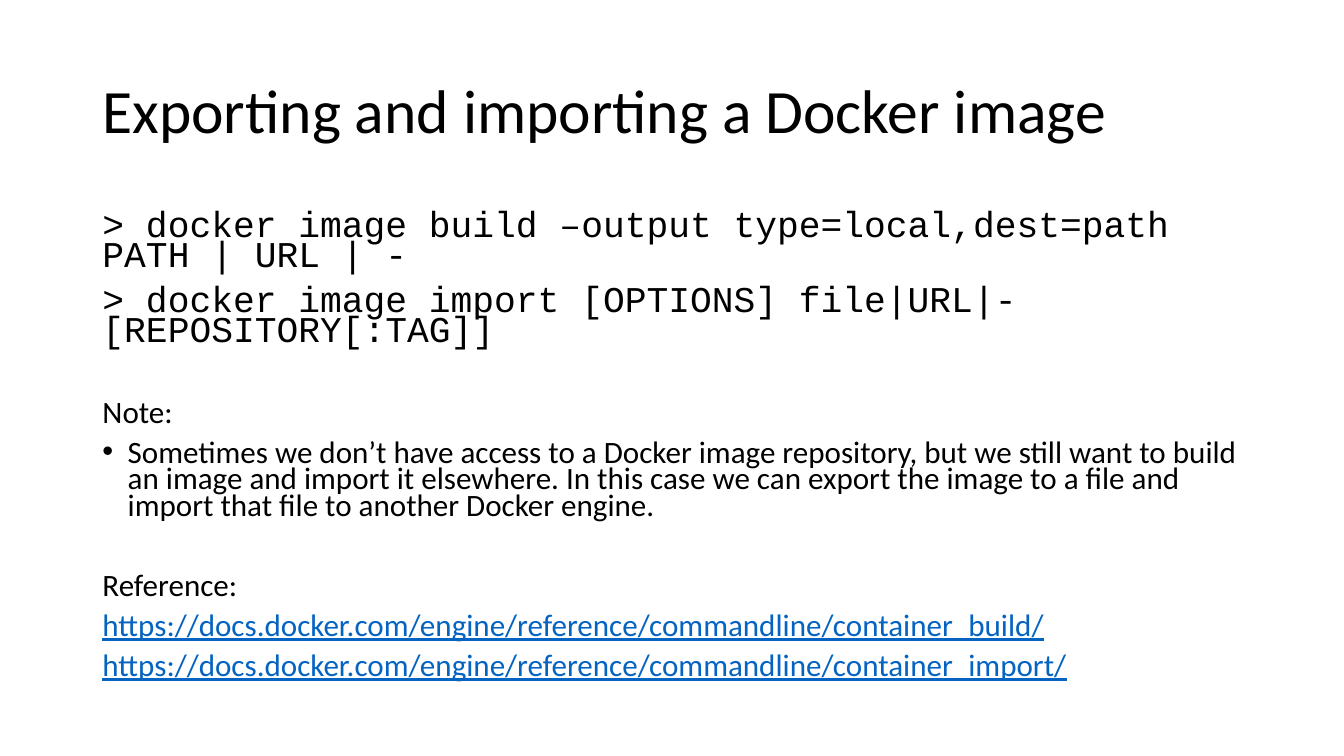
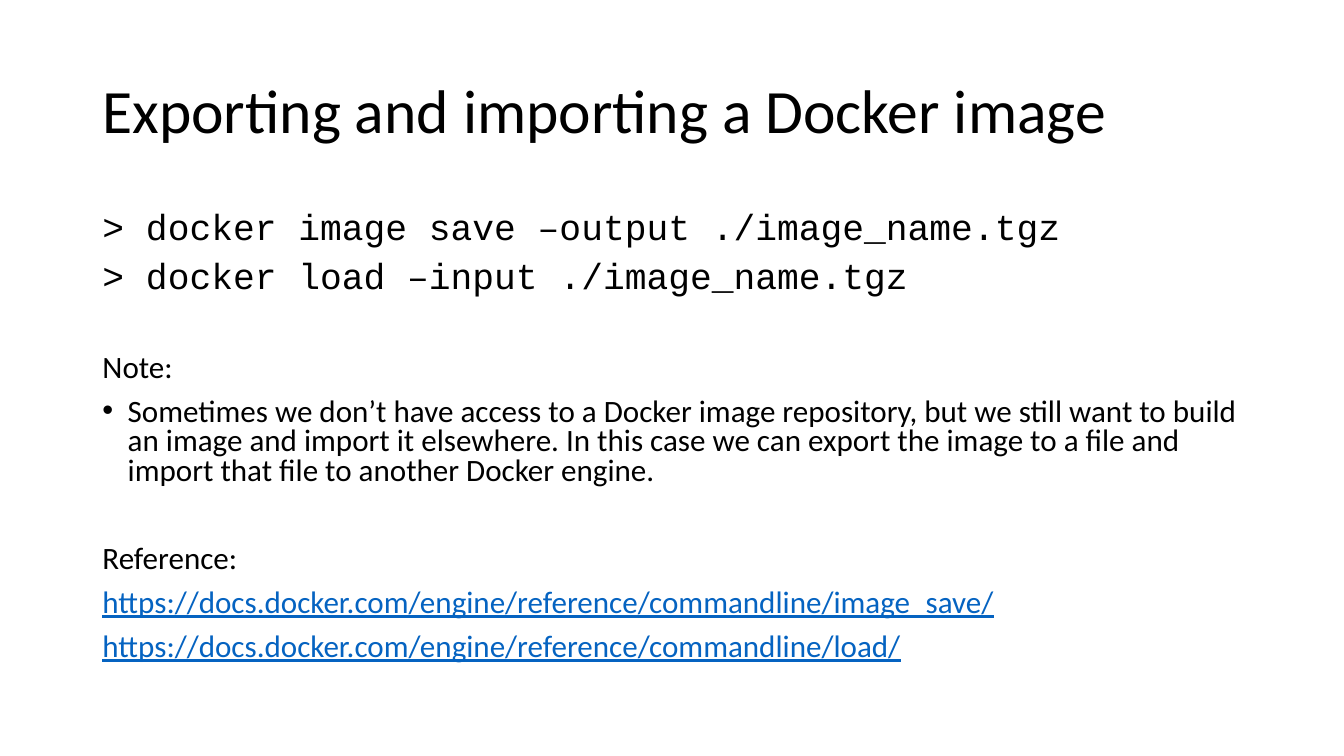
Before and after one commit to aljazsim/docker-masterclass-examples, a slide deck: slide 44 of Docker Masterclass.pptx. Drawn at 1344x756 pixels with LibreOffice and Linux fonts; fonts in the diff are those of the drawing. Boxes give left, top, right and bottom in pixels: in the first picture for what was removed or moved away, otherwise in the second. Text is boxed around its words. In the diff, an @@ line names an element or a change of style, - is before the commit and + after.

Commit message:
Update presentation

```diff
--- a/Docker Masterclass.pptx
+++ b/Docker Masterclass.pptx
@@ text at [146,214,1060,297]: text changed @@
-> docker image build –output type=local,dest=path PATH | URL | -
-> docker image import [OPTIONS] file|URL|- [REPOSITORY[:TAG]]
+> docker image save –output ./image_name.tgz
+> docker load –input ./image_name.tgz
@@ text at [102,358,1236,570]: line spacing 0.7 to 0.8 @@
@@ text at [102,591,993,663]: text changed @@
-https://docs.docker.com/engine/reference/commandline/container_build/
-https://docs.docker.com/engine/reference/commandline/container_import/
+https://docs.docker.com/engine/reference/commandline/image_save/
+https://docs.docker.com/engine/reference/commandline/load/
```
Also in this commit, not shown: 4 other slides changed, 1 slide added, 1 other file.
